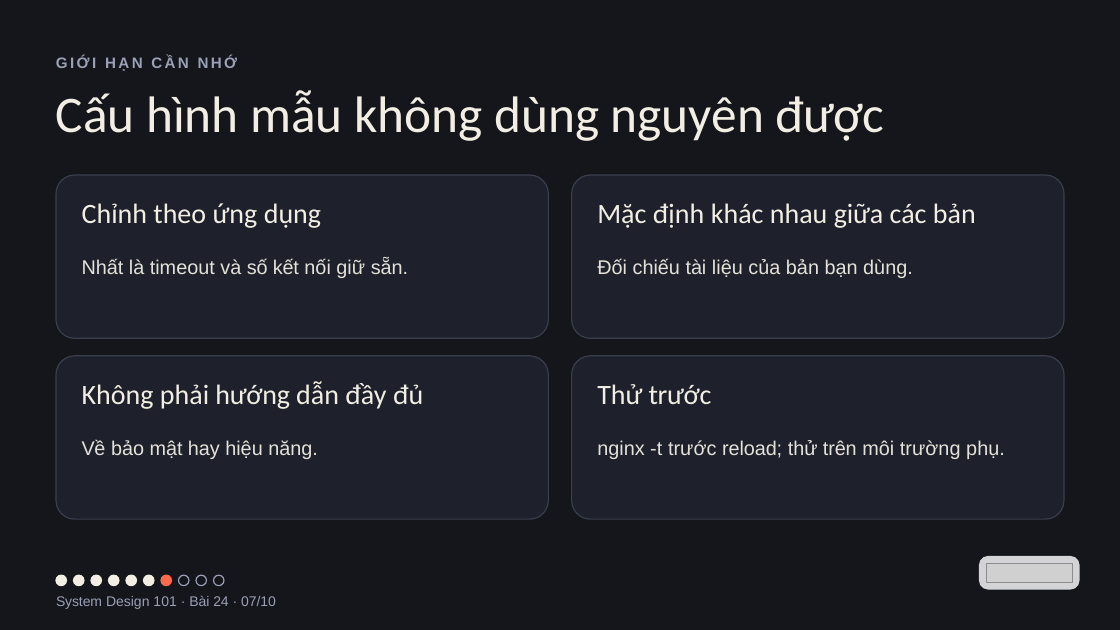
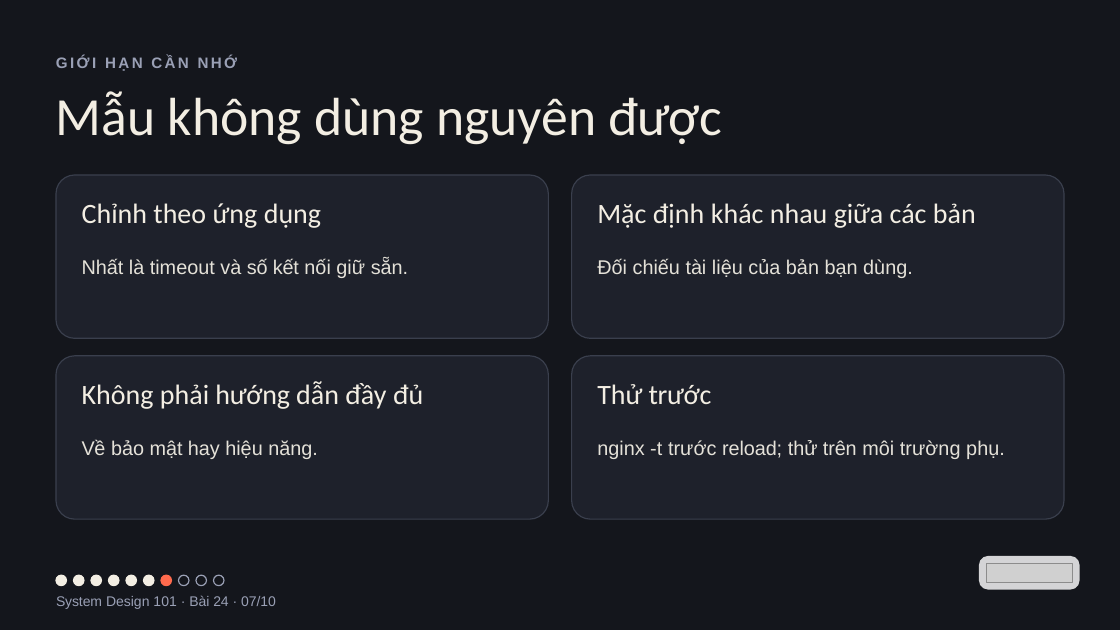
Before and after one commit to vohoailinh90/tool-marketing-studio, a slide deck: slide 7 of system-design-101/vi/lessons/sd-13-024/slides/sd-13-024.pptx. Drawn at 1120x630 pixels with LibreOffice and Linux fonts; fonts in the diff are those of the drawing; grey boxes stand for pictures. Boxes give left, top, right and bottom in pixels: in the first picture for what was removed or moved away, otherwise in the second. Text is boxed around its words. In the diff, an @@ line names an element or a change of style, - is before the commit and + after.

```diff
--- a/system-design-101/vi/lessons/sd-13-024/slides/sd-13-024.pptx
+++ b/system-design-101/vi/lessons/sd-13-024/slides/sd-13-024.pptx
@@ text at bbox=[56, 91, 722, 145]: text changed; size 66 to 69 pt @@
-Cấu hình mẫu không dùng nguyên được
+Mẫu không dùng nguyên được
```
Also in this commit, not shown: 5 other slides changed, 4 other files.
